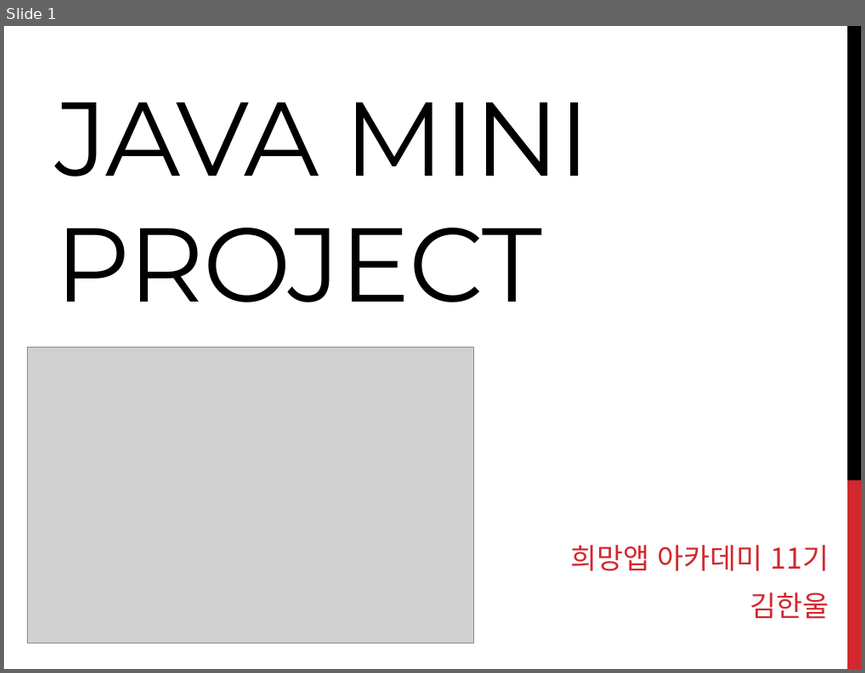
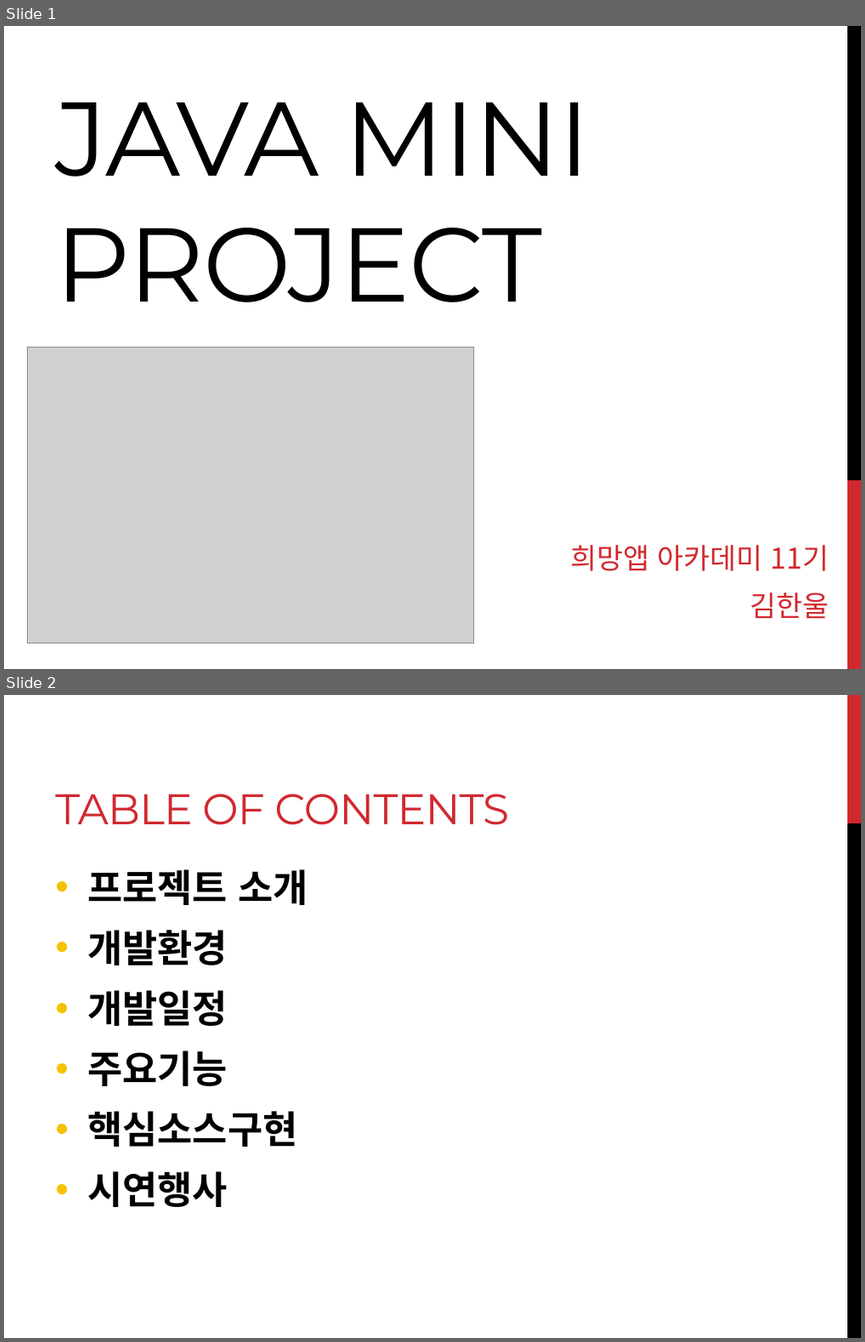
Before and after one commit to jinlee10/javaminiproj, a slide deck: Java_mini_proj_home/java_proj_PPT.pptx. Shown one above the other, each under a label of ours: slide 1 before the commit, slides 1 and 2 after it. The pictures are 865x673 and 865x1342 pixels, drawn with LibreOffice and Linux fonts; fonts in the diff are those of the drawing; grey boxes stand for pictures. Boxes give left, top, right and bottom in pixels: in the first picture for what was removed or moved away, otherwise in the second. Text is boxed around its words. In the diff, an @@ line names an element or a change of style, - is before the commit and + after.

```diff
--- a/Java_mini_proj_home/java_proj_PPT.pptx
+++ b/Java_mini_proj_home/java_proj_PPT.pptx
@@ slide 2 added at [4, 695, 861, 1338], background #FFFFFF @@
@@ rectangle added at [847, 695, 861, 823], fill #D1282E @@
@@ title added at [55, 794, 509, 825], 36 pt, text #D1282E @@
+TABLE OF CONTENTS
@@ rectangle added at [847, 823, 861, 1338], fill #000000 @@
@@ text added at [87, 869, 308, 1207], 32 pt, text #000000, bold @@
+• 프로젝트 소개
+• 개발환경
+• 개발일정
+• 주요기능
+• 핵심소스구현
+• 시연행사
```
Also in this commit, not shown: 1 slide changed, 9 other slides added.
